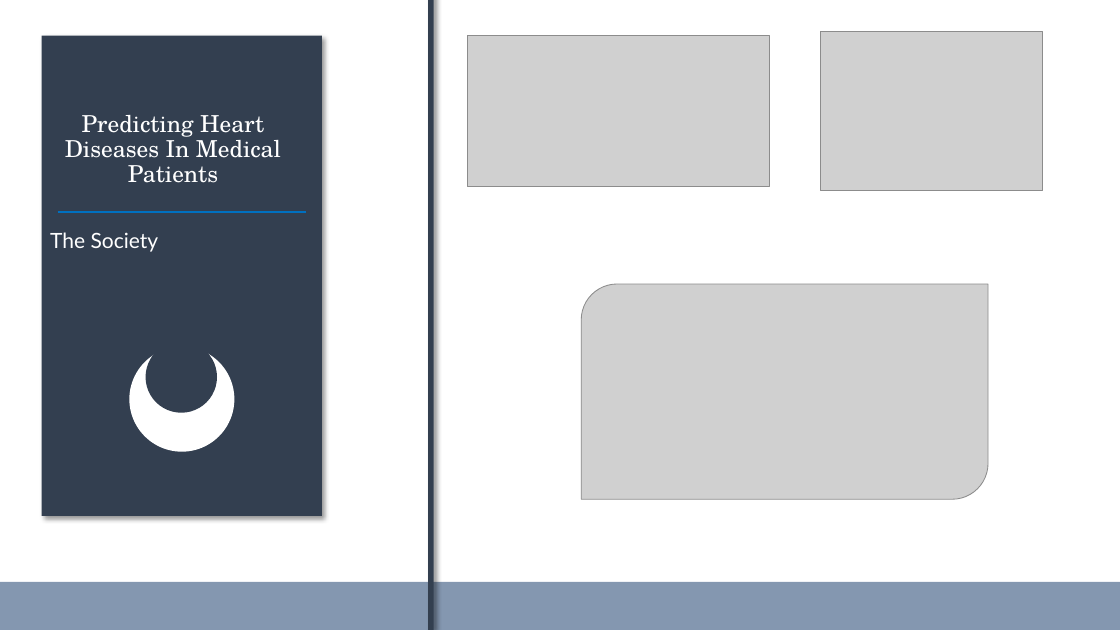
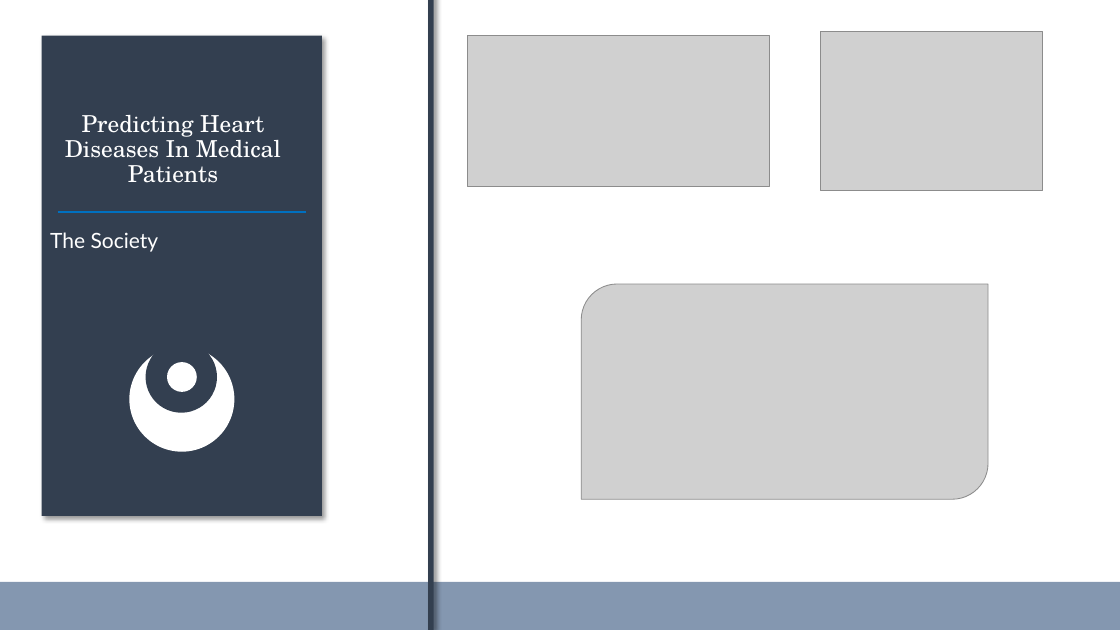
Before and after one commit to KyoldFusion/BreastCancerML, a slide deck: slide 1 of Presentation/MachineLearning.pptx. Drawn at 1120x630 pixels with LibreOffice and Linux fonts; fonts in the diff are those of the drawing; grey boxes stand for pictures. Boxes give left, top, right and bottom in pixels: in the first picture for what was removed or moved away, otherwise in the second. Text is boxed around its words. In the diff, an @@ line names an element or a change of style, - is before the commit and + after.

```diff
--- a/Presentation/MachineLearning.pptx
+++ b/Presentation/MachineLearning.pptx
@@ ellipse added at (x1=167, y1=362, x2=197, y2=392), fill #FFFFFF @@
```
Also in this commit, not shown: 4 other slides changed, 6 slides added.
